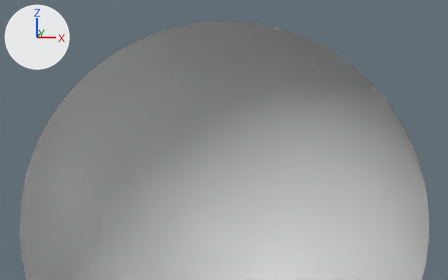
One commit to the Blender file blender/mcp_models.blend: the scene before it, then after it.
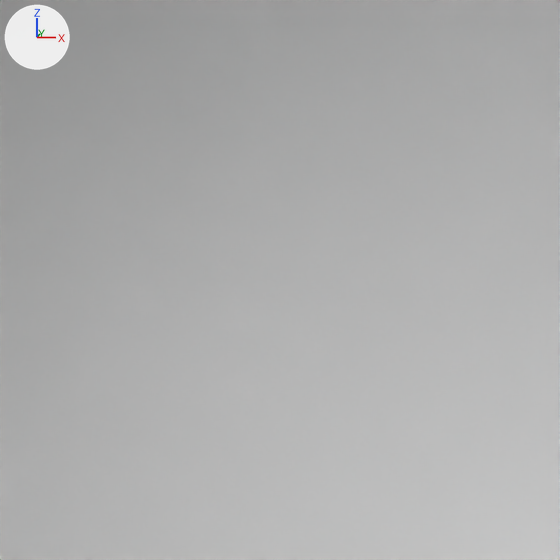
Each version appears first from a 50 mm camera at (0.513, -2.995, 0.932) aimed at (-0.011, 0.057, 0.411), and next in a close-up on the part from 39% to 59% of the width and 57% to 89% of the height. The lights are fixed; the arrows at upper left show +X, +Y and +Z. The older version's two pictures come first. Everything nearer to the camera than a plane just in front of the edit is cut away.

Before the edit, the objects in view are built like this:
```python
me_soccerball_gp7_7 = bpy.data.meshes.new('SoccerBall_GP7_7')
me_soccerball_gp7_7.from_pydata(...)  # 2940 vertices, 1472 faces; spans x -1.0..1.0, y -1.0..1.0, z -1.0..1.0
me_soccerball_gp7_7.polygons.foreach_set('use_smooth', [True] * 1472)
ob_soccerball_gp7_7 = bpy.data.objects.new('SoccerBall_GP7_7', me_soccerball_gp7_7)
ob_soccerball_gp7_7.location = (0.0, 0.0, 0.0)
```
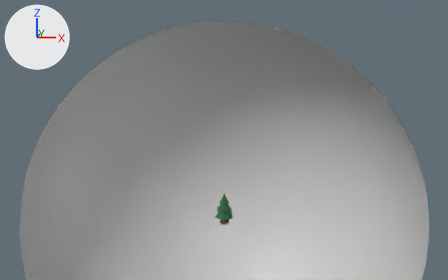
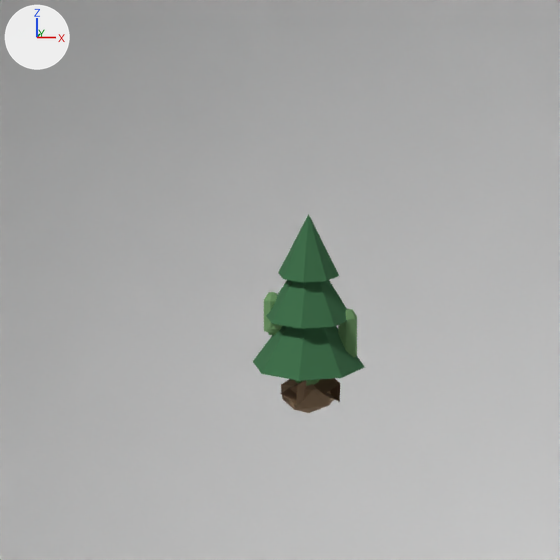
Location of each change, [x1, y1, x2, y2] in pixels of the close-ups (560 x 560 px):
'Planet_PineTree', added: after [253, 214, 364, 381]
'Planet_Cactus', added: after [264, 292, 357, 386]
'Planet_Rock', added (beige): after [281, 379, 334, 413]
'Planet_Sticks', added (brown): after [280, 378, 340, 405]

Patch to the scene script:
```diff
--- a/blender/mcp_models.blend.py
+++ b/blender/mcp_models.blend.py
@@ ob_planet_rock @@
+ob_planet_rock = bpy.data.objects.new('Planet_Rock', me_planet_rock.copy())  # the mesh of ob_planet_rock
+ob_planet_rock.location = (0.0, 0.0, 0.0)
@@ ob_planet_sticks @@
+ob_planet_sticks = bpy.data.objects.new('Planet_Sticks', me_planet_sticks.copy())  # the mesh of ob_planet_sticks
+ob_planet_sticks.location = (0.0, 0.0, 0.0)
@@ ob_planet_cactus @@
+ob_planet_cactus = bpy.data.objects.new('Planet_Cactus', me_planet_cactus.copy())  # the mesh of ob_planet_cactus
+ob_planet_cactus.location = (0.0, 0.0, 0.0)
@@ ob_planet_pinetree @@
+ob_planet_pinetree = bpy.data.objects.new('Planet_PineTree', me_planet_pinetree.copy())  # the mesh of ob_planet_pinetree
+ob_planet_pinetree.location = (0.0, 0.0, 0.0)
```
